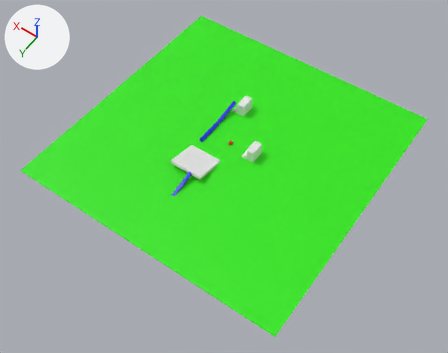
Two versions of the OBJ model data/levels/skate0/skate0.obj, one commit apart.
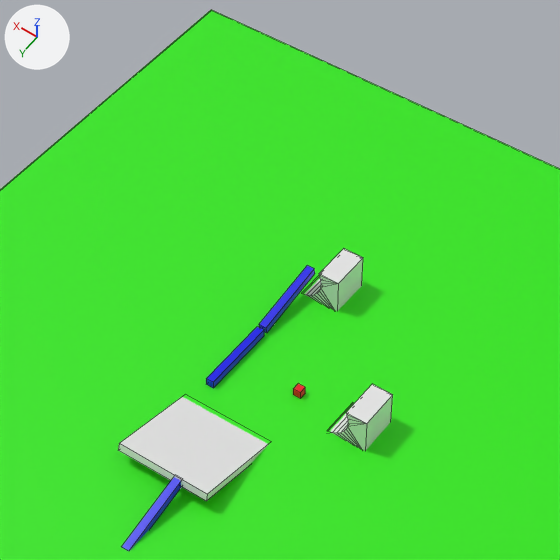
There are two pictures of each version: one whole from a camera (50 mm lens) standing at (-159.0, 231.0, 322.0) and looking at (-7.0, 19.0, -11.0), one close up on the part from 29% to 71% of the width and 4% to 56% of the height. The lights are fixed; the arrows at upper left show +X, +Y and +Z. The close-ups show mesh edges as thin lines. Where no turn or scale is listed for an object, it has been applied to the vertices.

In view in the first close-up: 'skate0'.
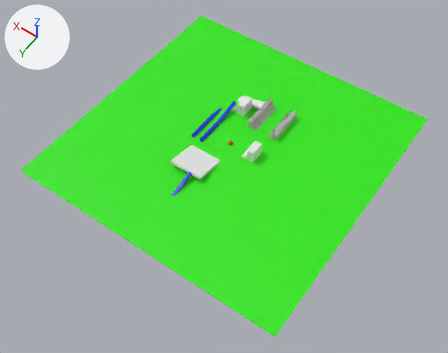
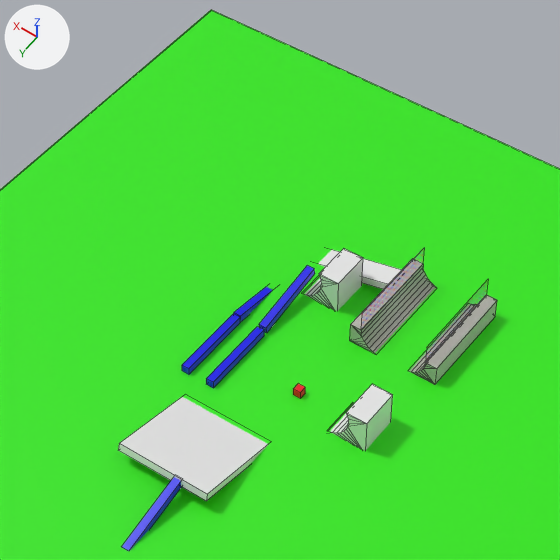
Commit message: Add alignment planes

Changed parts and their boxes (x1, y1, x2, y2) in the close-ups (560 x 560 px):
part 1 of me_skate0, added (blue)
    after: (182, 314, 240, 375)
part 2 of me_skate0, added (blue)
    after: (234, 287, 273, 322)
part 3 of me_skate0, added
    after: (409, 295, 497, 384)
part 4 of me_skate0, added
    after: (350, 259, 436, 353)
part 5 of me_skate0, added
    after: (318, 248, 488, 360)

Diff of the bpy script that builds the scene:
```diff
--- a/data/levels/skate0/skate0.obj.py
+++ b/data/levels/skate0/skate0.obj.py
@@ mat_alignment_plane @@
+mat_alignment_plane = bpy.data.materials.new('alignment_plane')
+# uses the picture img_alignment_plane_png
@@ me_skate0 @@
 # verts and faces of me_skate0; kept vertices keep their numbers, new ones are numbered from 108
-me_skate0.from_pydata(...)  # 108 vertices, 118 faces; spans x -100.0..100.0, y -100.0..100.0, z -2.0..9.0
+me_skate0.from_pydata(...)  # 184 vertices, 196 faces; spans x -100.0..100.0, y -100.0..100.0, z -3.0..11.0
+# me_skate0 part 1: a new loose piece, a box spanning x 24.0..26.0, y -10.0..10.0, z 0.0..2.0, in mat_material_003 (blue #0200e7)
+# me_skate0 part 2: the loose piece of 8 vertices spanning x 17.0..19.0, y -31.0..-11.0, z 0.0..6.0 is copied, and the copy is turned 19.7 degrees about the x axis through its middle, then moved by (7.0, 1.0, -3.0); it spans x 24.0..26.0, y -30.0..-10.0, z -3.0..2.0
+# me_skate0 part 3: a new loose piece of 22 vertices spanning x -24.0..-16.0, y -47.0..-20.0, z 0.0..6.0, in mat_concrete1_wh (picture img_concrete1_2k_wh_jpg)
+# me_skate0 part 4: a new loose piece of 22 vertices spanning x -8.0..0.0, y -47.0..-20.0, z 0.0..6.0, in mat_concrete1_wh (picture img_concrete1_2k_wh_jpg)
+# me_skate0 part 5
+verts[108] = (-21.0, -47.0, 11.0)
+verts[109] = (-21.0, -47.0, 5.0)  # pixel (486, 295)
+verts[110] = (-3.0, -47.0, 11.0)  # pixel (424, 247)
+verts[111] = (-3.0, -47.0, 5.0)  # pixel (422, 264)
+for new, old in zip([*range(112, 116)], [*range(108, 112)]): verts[new] = verts[old] + (0.0, 27.0, 0.0)
+verts[116] = (22.0, -43.0, -2.0)
+verts[117] = (23.0, -43.0, -1.0)
+verts[118] = (-1.0, -43.0, 5.0)
+verts[119] = (-1.0, -43.0, 3.0)
+for new, old in zip([*range(120, 124)], [*range(116, 120)]): verts[new] = verts[old] + (0.0, 6.0, 0.0)
+faces += [(108, 109, 113, 112), (110, 114, 115, 111)]  # mat_alignment_plane
+faces += [(116, 117, 118, 119), (118, 122, 123, 119), (120, 123, 122, 121), (116, 120, 121, 117), (116, 119, 123, 120), (117, 121, 122, 118)]  # mat_none (white #e7e7e7)
 me_skate0.materials.append(mat_material_002)
@@ me_skate0 @@
 me_skate0.materials.append(mat_none)
+me_skate0.materials.append(mat_concrete1_wh)  # picture img_concrete1_2k_wh_jpg
+me_skate0.materials.append(mat_alignment_plane)
```
